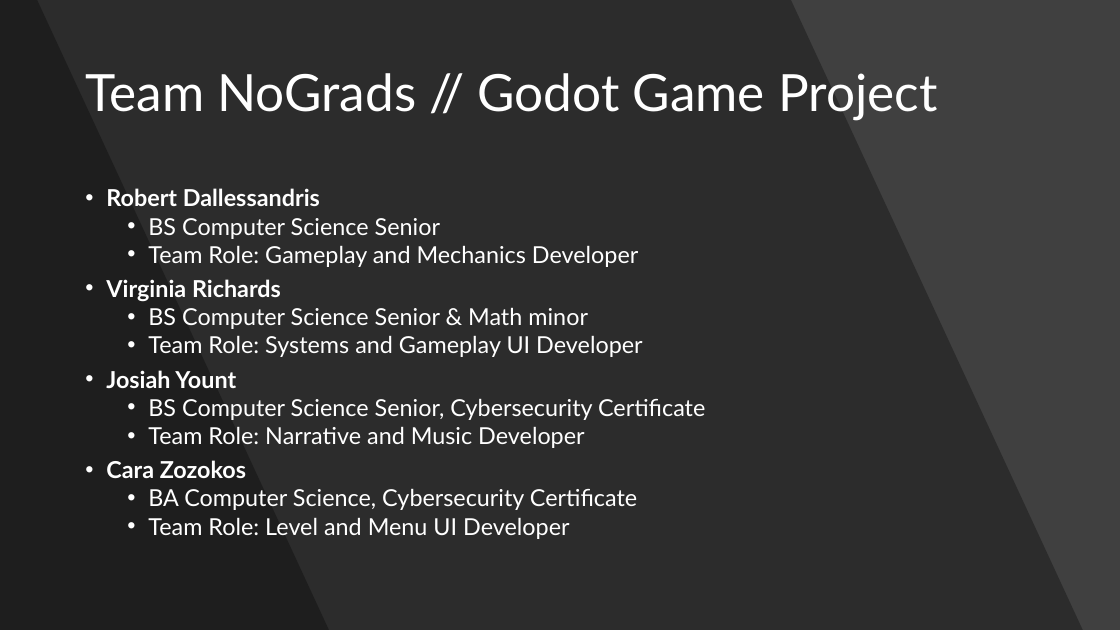
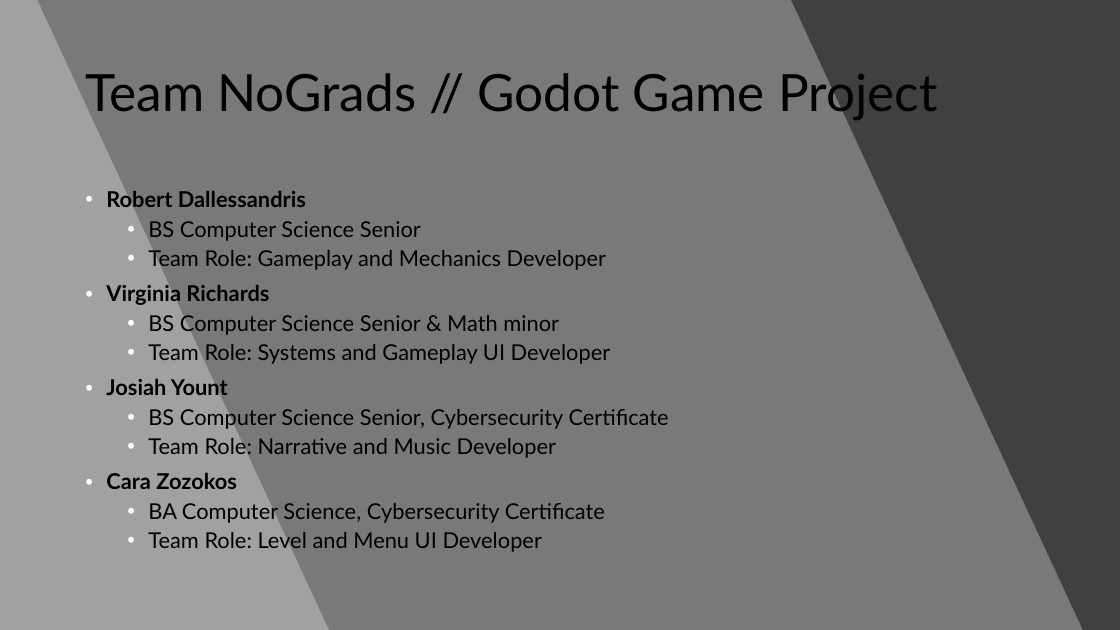
Before and after one commit to WSU-cshimizu/ceg4110-group-project-no-grads, a slide deck: slide 2 of presentation materials/PresentationPowerpoint.pptx. Drawn at 1120x630 pixels with LibreOffice and Linux fonts; fonts in the diff are those of the drawing. Boxes give left, top, right and bottom in pixels: in the first picture for what was removed or moved away, otherwise in the second. Text is boxed around its words. In the diff, an @@ line names an element or a change of style, - is before the commit and + after.

```diff
--- a/presentation materials/PresentationPowerpoint.pptx
+++ b/presentation materials/PresentationPowerpoint.pptx
@@ freeform shape at [0,0,1083,630]: fill #000000 at 30% opacity to #FFFFFF at 30% opacity @@
@@ freeform shape at [0,0,329,630]: fill #000000 at 30% opacity to #FFFFFF at 30% opacity @@
@@ title "Team NoGrads // Godot Game ..." at [85,66,937,120]: text colour #FFFFFF to #000000 @@
@@ text "Robert Dallessandris" at [106,191,669,552]: size 20 to 18.7 pt, text colour #FFFFFF to #000000; line spacing 0.8 to 0.9 @@
```
Also in this commit, not shown: 6 other slides changed, 1 slide added, 8 other files.
